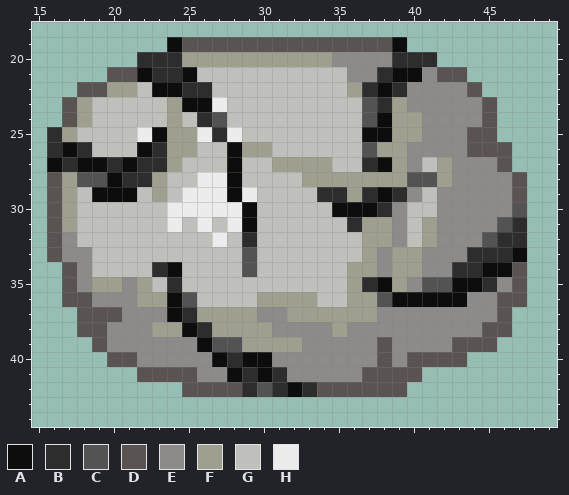
Edited in one commit: pixel-art sprite (Your Small World/Assets/Resources/Textures/Coal.png). The picture above was drawn from the file before the commit.
The file is 64x64 pixels. Shown: x 15..49, y 18..44.
Palette (. is transparent): A #0d0d0d  B #2d2d2d  C #535353  D #595451  E #8c8b8a  F #9f9f8f  G #bfbfbc  H #ececec
New version:
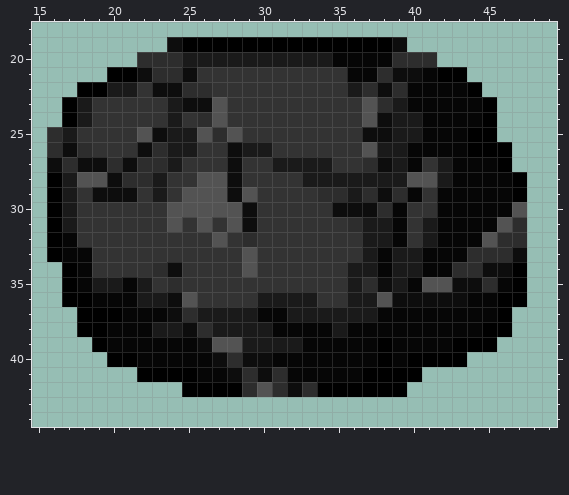
What changed:
Colour D changes from #595451 to #000000.
Colour E changes from #8c8b8a to #060606.
Colour F changes from #9f9f8f to #1a1a1a.
Colour G changes from #bfbfbc to #333333.
Colour H gives way to colour C in row 23 at x 27; in row 25 at x 22, 26 and 28; in row 28 at x 26 to 27; in row 29 at x 25 to 27 and 29; in row 30 at x 24 to 28; in row 31 at x 24, 26 and 28.
Colour H gives way to colour C in row 32 at x 27.
Pixel boxes of the changes (left, top, right, bottom) in both pictures:
changed: (47, 37, 527, 397)
